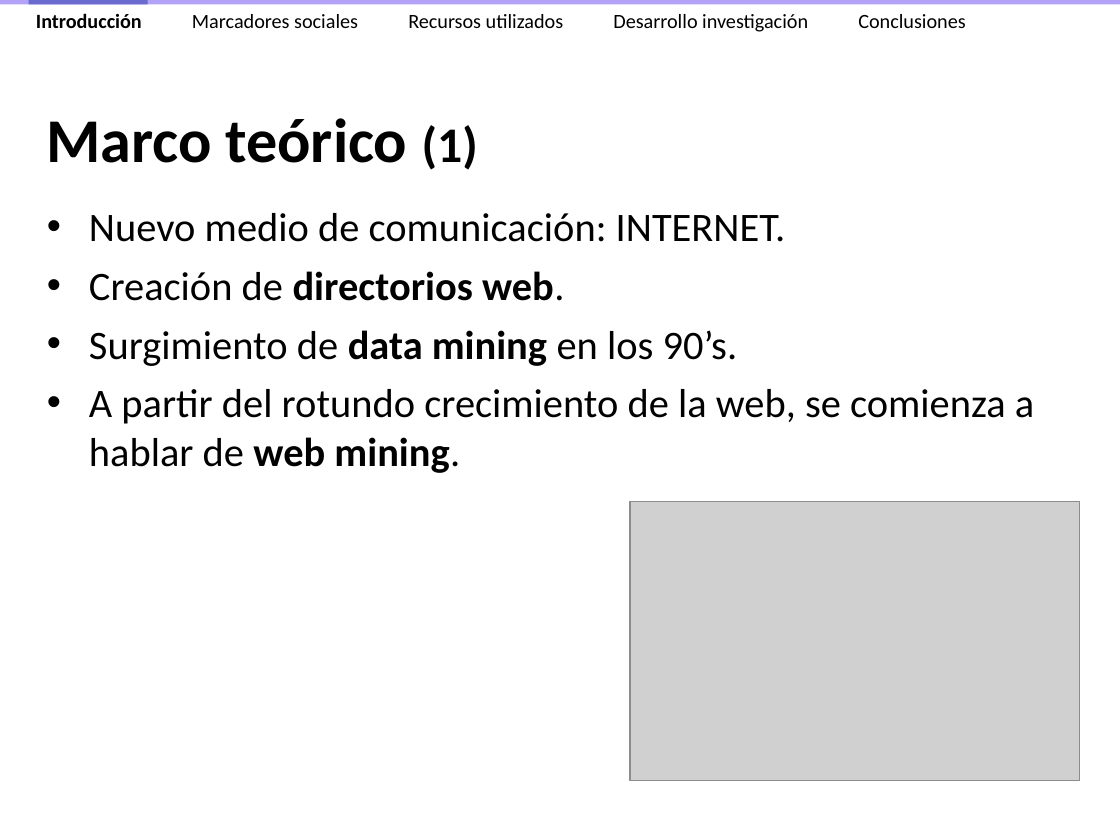
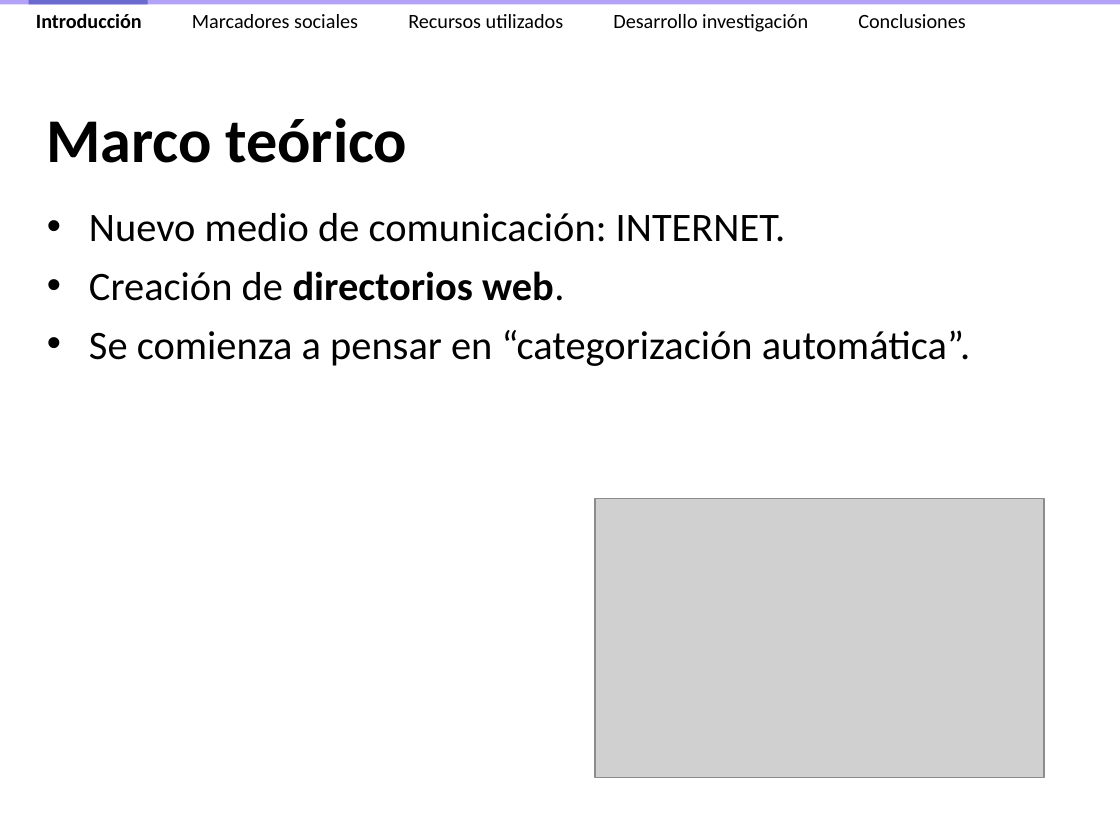
Before and after one commit to ak907kenai/nicotournetesis, a slide deck: slide 6 of docs_trunk/Presentación/Nicolás Tourné - Presentación Tesis (v2.4).ppt (slide 5 before the commit). Drawn at 1120x840 pixels with LibreOffice and Linux fonts; fonts in the diff are those of the drawing; grey boxes stand for pictures. Boxes give left, top, right and bottom in pixels: in the first picture for what was removed or moved away, otherwise in the second. Text is boxed around its words. In the diff, an @@ line names an element or a change of style, - is before the commit and + after.

```diff
--- a/docs_trunk/Presentación/Nicolás Tourné - Presentación Tesis (v2.4).ppt
+++ b/docs_trunk/Presentación/Nicolás Tourné - Presentación Tesis (v2.4).ppt
@@ title at bbox=[46, 118, 408, 163]: text changed @@
-Marco teórico (1)
+Marco teórico
@@ text at bbox=[89, 330, 970, 366]: text changed @@
-• Surgimiento de data mining en los 90’s.
-• A partir del rotundo crecimiento de la web, se comienza a hablar de web mining.
+• Se comienza a pensar en “categorización automática”.
@@ picture: place and size @@
-picture at bbox=[631, 502, 1080, 781]
+picture at bbox=[595, 498, 1044, 777]
```
Also in this commit, not shown: 14 other slides changed, 6 slides added, 1 other file.
